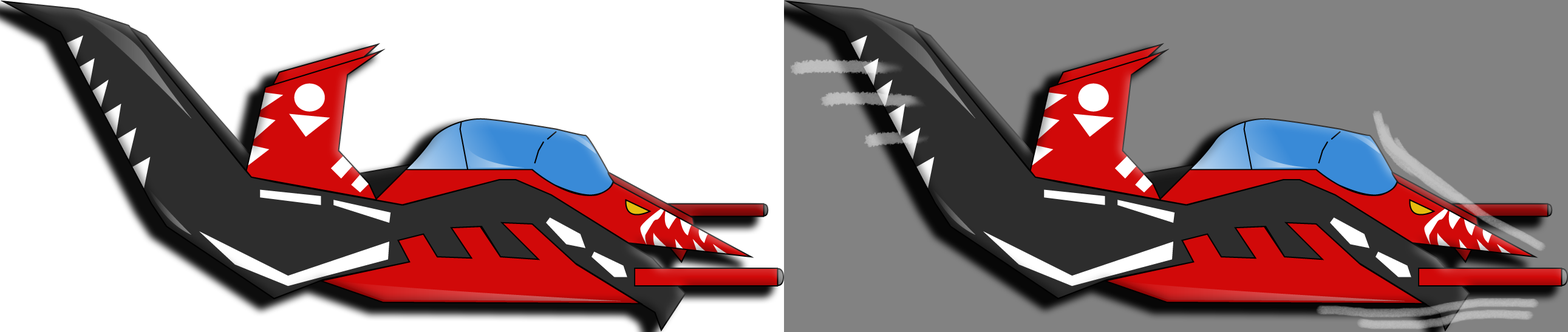
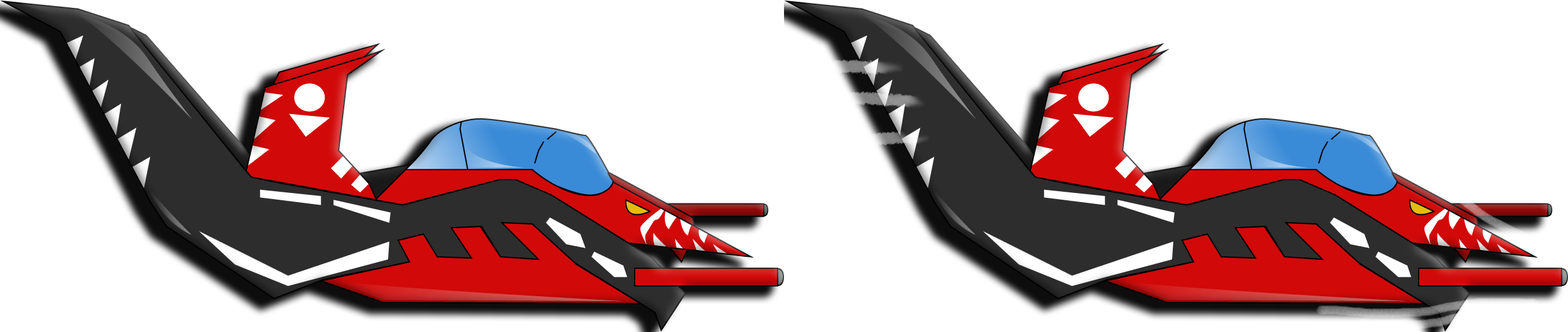
Layers edited between the first and the second 1568 × 332 image:
hid "Capa 3" over <box>784,0,1568,332</box>
